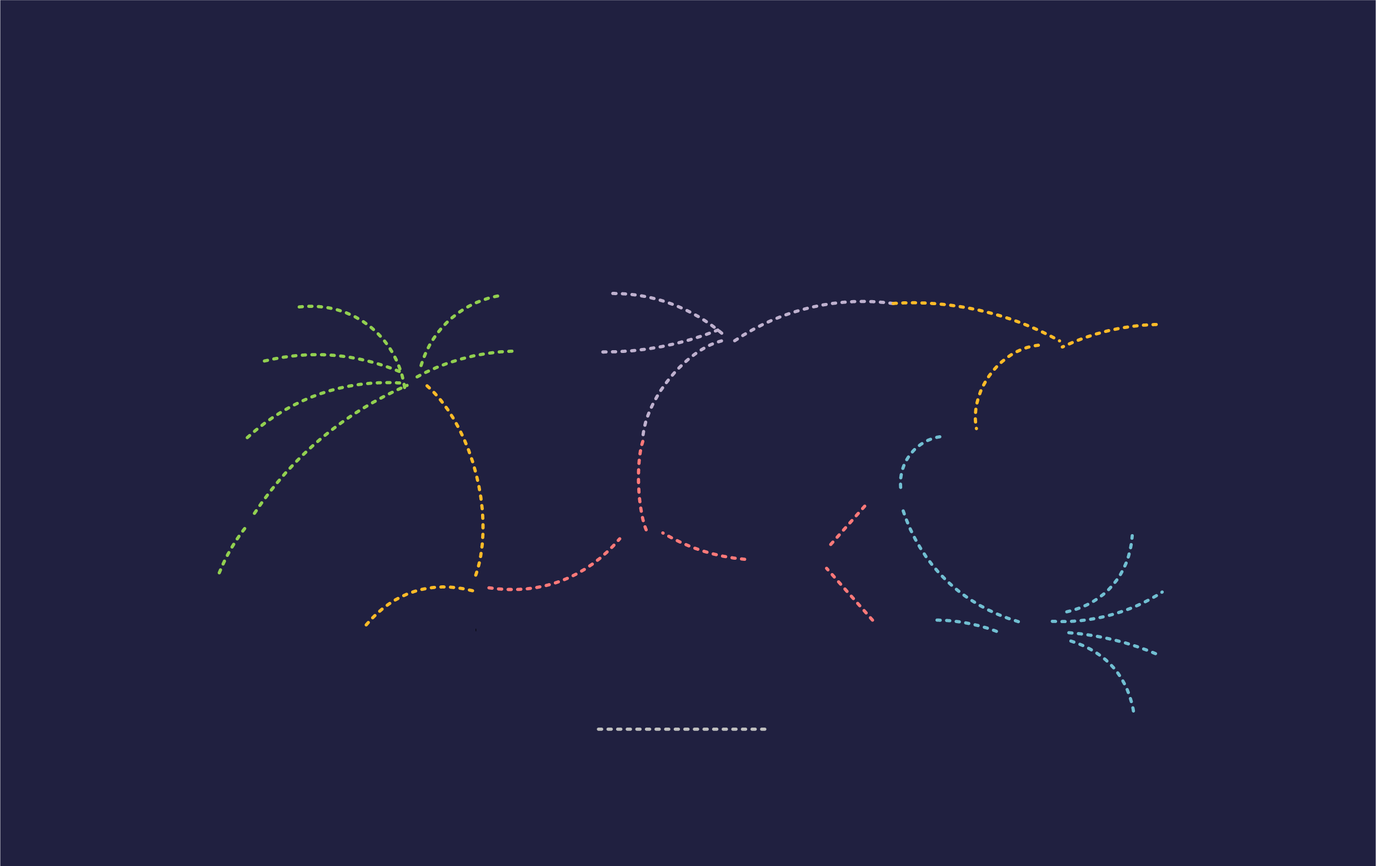
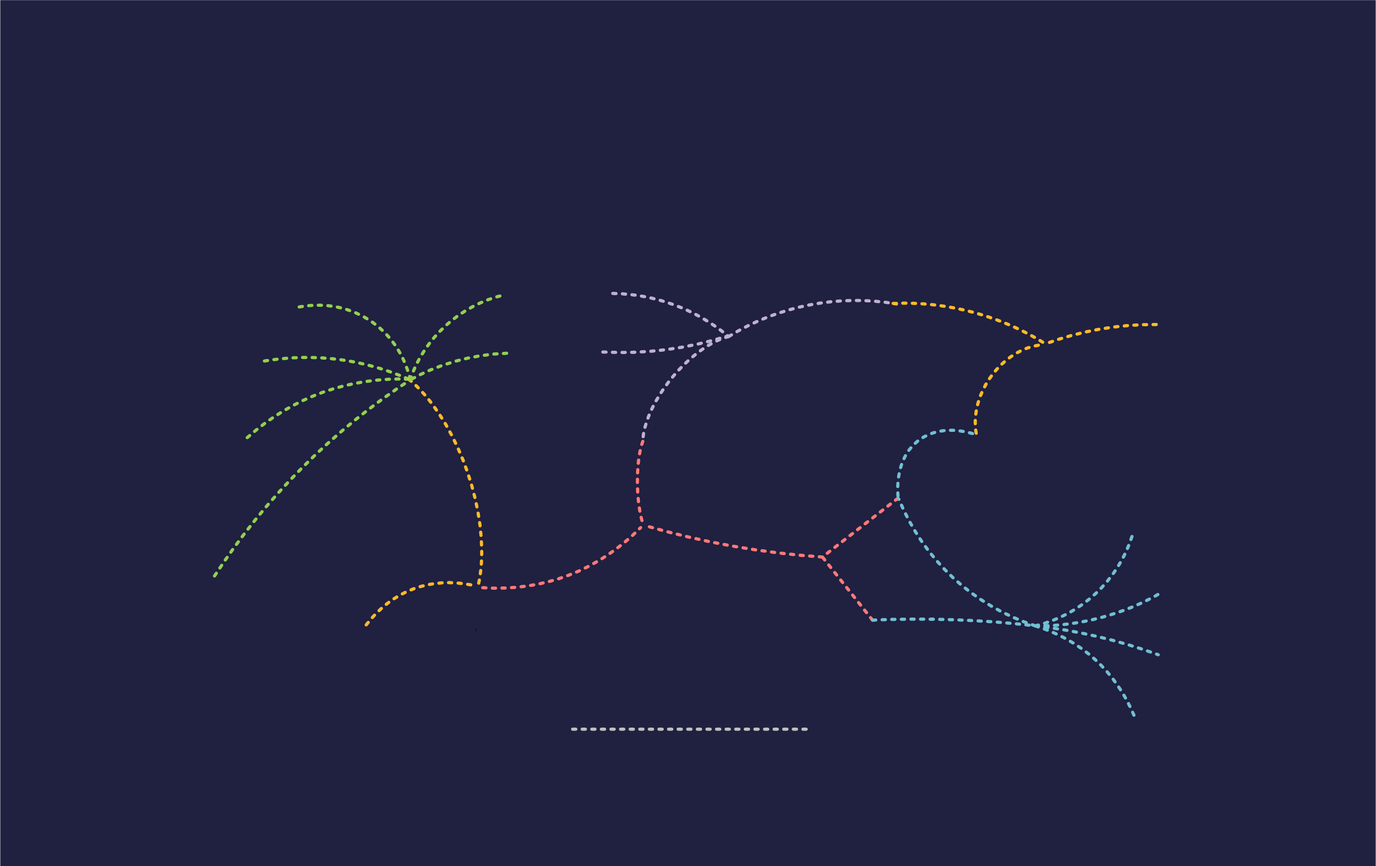
Revision of a layered 1376px x 866px image; what changed, layer by layer:
renamed "Layer 8" to "Layer 9", painted on it over <box>212,291,1165,731</box>
